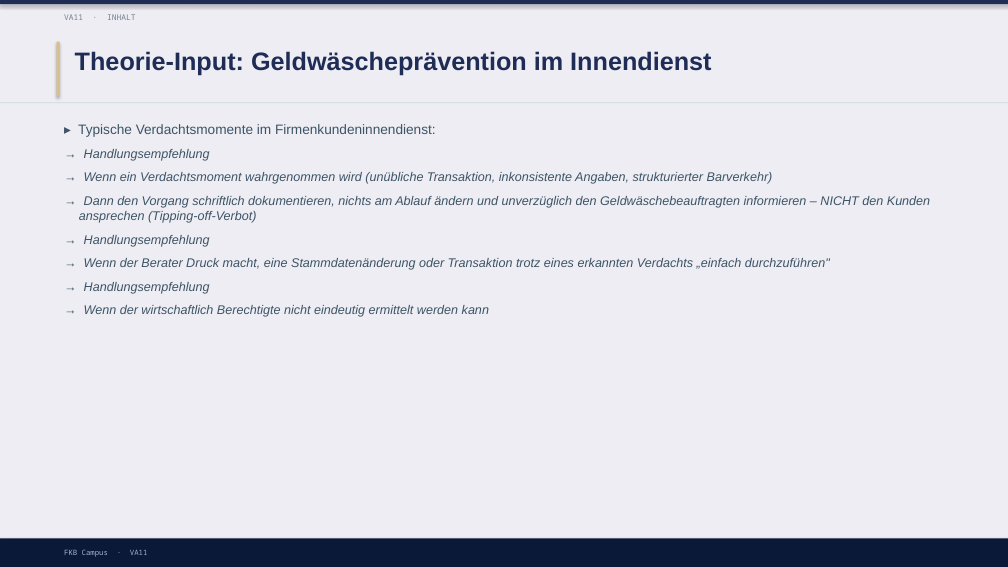
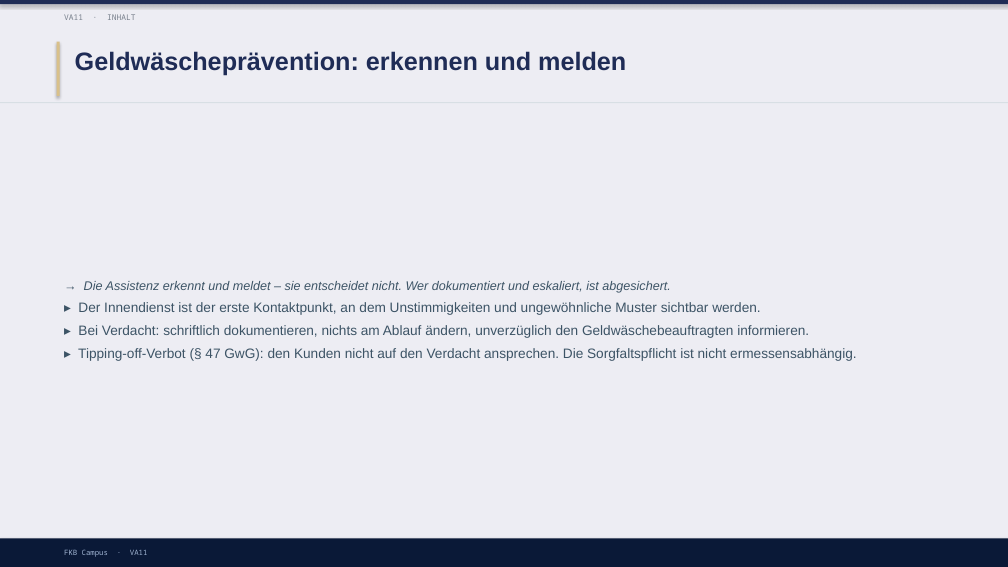
Before and after one commit to ck5rqc47pr-byte/firmenkundenakademie-online, a slide deck: slide 9 of protected-downloads/praesentation/VA11.pptx (slide 8 before the commit). Drawn at 1008x567 pixels with LibreOffice and Linux fonts; fonts in the diff are those of the drawing. Boxes give left, top, right and bottom in pixels: in the first picture for what was removed or moved away, otherwise in the second. Text is boxed around its words. In the diff, an @@ line names an element or a change of style, - is before the commit and + after.

```diff
--- a/protected-downloads/praesentation/VA11.pptx
+++ b/protected-downloads/praesentation/VA11.pptx
@@ text at bbox=[75, 51, 626, 76]: text changed @@
-Theorie-Input: Geldwäscheprävention im Innendienst
+Geldwäscheprävention: erkennen und melden
@@ text "→ Die Assistenz erkennt und ..." at bbox=[78, 281, 856, 361]: vertical alignment top to middle @@
@@ text at bbox=[78, 281, 856, 361]: text changed; size 12 to 13 pt; italic off @@
-▸ Typische Verdachtsmomente im Firmenkundeninnendienst:
-→ Handlungsempfehlung
-→ Wenn ein Verdachtsmoment wahrgenommen wird (unübliche Transaktion, inkonsistente Angaben, strukturierter Barverkehr)
-→ Dann den Vorgang schriftlich dokumentieren, nichts am Ablauf ändern und unverzüglich den Geldwäschebeauftragten informieren – NICHT den Kunden ansprechen (Tipping-off-Verbot)
-→ Handlungsempfehlung
-→ Wenn der Berater Druck macht, eine Stammdatenänderung oder Transaktion trotz eines erkannten Verdachts „einfach durchzuführen"
-→ Handlungsempfehlung
-→ Wenn der wirtschaftlich Berechtigte nicht eindeutig ermittelt werden kann
+→ Die Assistenz erkennt und meldet – sie entscheidet nicht. Wer dokumentiert und eskaliert, ist abgesichert.
+▸ Der Innendienst ist der erste Kontaktpunkt, an dem Unstimmigkeiten und ungewöhnliche Muster sichtbar werden.
+▸ Bei Verdacht: schriftlich dokumentieren, nichts am Ablauf ändern, unverzüglich den Geldwäschebeauftragten informieren.
+▸ Tipping-off-Verbot (§ 47 GwG): den Kunden nicht auf den Verdacht ansprechen. Die Sorgfaltspflicht ist nicht ermessensabhängig.
```
Also in this commit, not shown: 4 other slides changed, 7 slides added, 1 slide removed, 5 other files.
